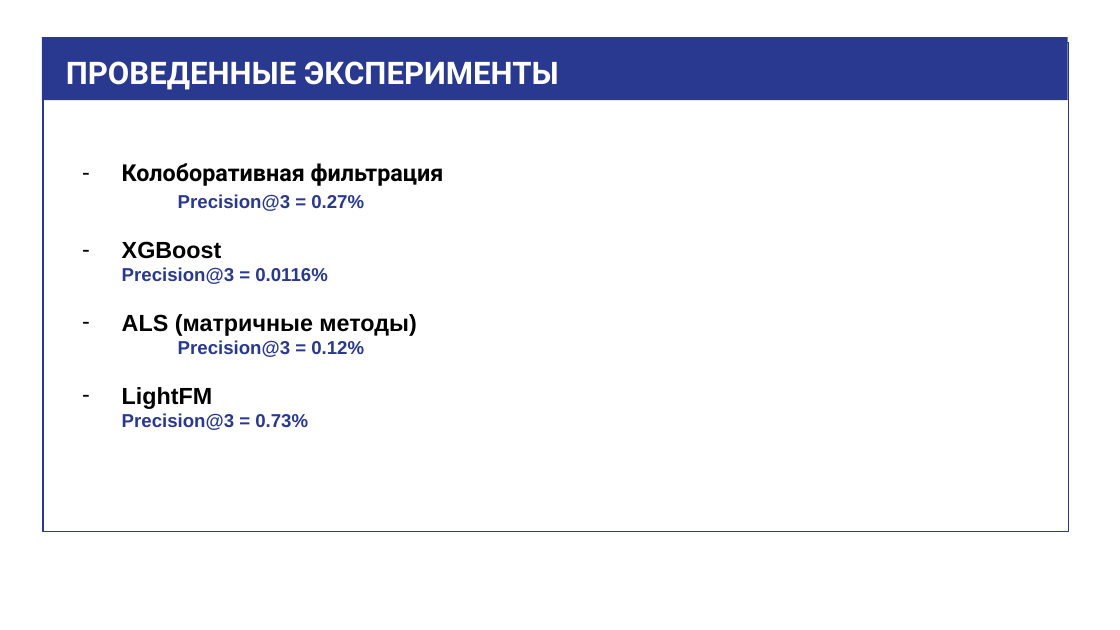
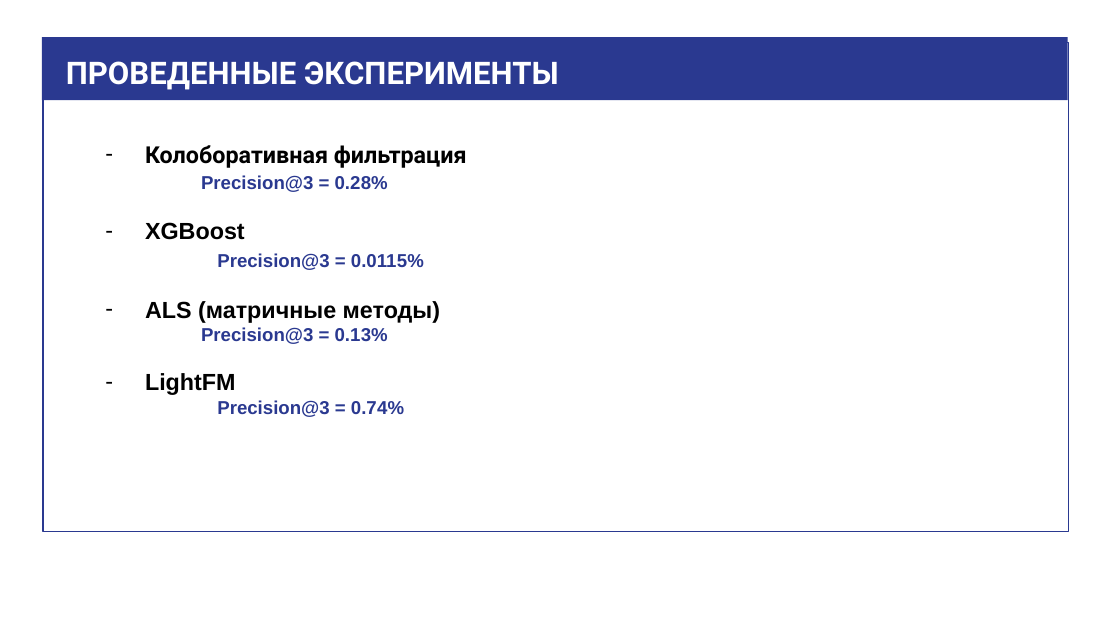
Before and after one commit to Marina81R/ML-2-YEAR, a slide deck: slide 4 of Diploma/Docs/Presentation.pptx. Drawn at 1120x630 pixels with LibreOffice and Linux fonts; fonts in the diff are those of the drawing. Boxes give left, top, right and bottom in pixels: in the first picture for what was removed or moved away, otherwise in the second. Text is boxed around its words. In the diff, an @@ line names an element or a change of style, - is before the commit and + after.

```diff
--- a/Diploma/Docs/Presentation.pptx
+++ b/Diploma/Docs/Presentation.pptx
@@ text "Колоборативная фильтрация": place and size @@
-text "Колоборативная фильтрация" at (122, 163, 444, 430)
+text "Колоборативная фильтрация" at (145, 145, 467, 417)
@@ text at (201, 175, 388, 192): text changed @@
-Precision@3 = 0.27%
+Precision@3 = 0.28%
@@ text at (217, 253, 424, 270): text changed @@
-Precision@3 = 0.0116%
+Precision@3 = 0.0115%
@@ text at (201, 327, 388, 344): text changed @@
-Precision@3 = 0.12%
+Precision@3 = 0.13%
@@ text at (217, 400, 404, 417): text changed @@
-Precision@3 = 0.73%
+  Precision@3 = 0.74%
```
Also in this commit, not shown: 1 other slide changed.
